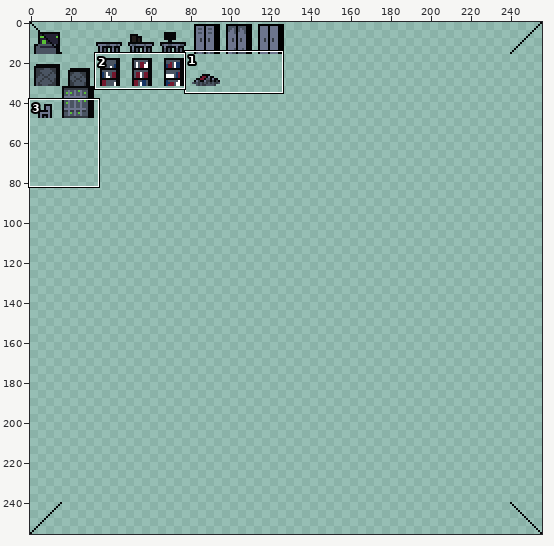
File history of a pixel-art file, Salvager/Assets/Sprites/StaticProps.aseprite. The first picture is a wide view before the edit; the outline marks the close-up.
Close-up. As it was:
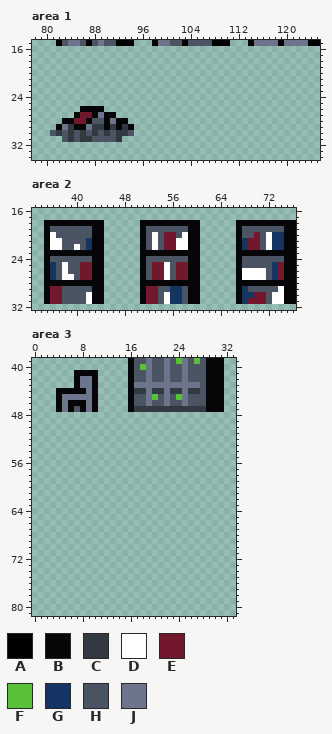
256x256 pixels, 1 frame. Pixels under 10% opacity are left out. Shown: area 1: x 78..125, y 15..34; area 2: x 33..76, y 16..32; area 3: x 0..33, y 39..81.
Visible layers, top first: "Layer 2", "Layer 1".
Palette (. is transparent): A #000000  B #060608  C #333941  D #ffffff  E #73172d  F #59c135  G #143464  H #4a5462  J #6d758d
Pixels before, area 1, first column x 81:
15 .AHJJHAHJHHAAA...AJJHHAHHHHAAA...AJJJJAJJJJAA
16 .............................................
17 .............................................
18 .............................................
19 .............................................
20 .............................................
21 .............................................
22 .............................................
23 .............................................
24 .............................................
25 .............................................
26 .....BBBB....................................
27 ....BEEBJBB..................................
28 ..BBEEBHHBJBB................................
29 .BJCBBJCCBCBCB...............................
30 HCHCHCHCHCHCCH...............................
31 ..HCHCCHHHHC.................................
Pixels before, area 2, first column x 35:
18 BBBBBBBBBB......BBBBBBBBBB......BBBBBBBBBB
19 BHHHHHHHBB......BHHHHHHHBB......BHHHHHHHBB
20 BDHHHHHHBB......BHDHEEHDBB......BHHEHDGGBB
21 BDDHHHHGBB......BHDHEEDDBB......BGEEHDGGBB
22 BDDHHDHGBB......BHDHEEDDBB......BGEEHDGGBB
23 BBBBBBBBBB......BBBBBBBBBB......BBBBBBBBBB
24 BHHHHHHHBB......BHHHHHHHBB......BHHHHHHHBB
25 BGHDHHEEBB......BHEEDHEEBB......BHHHHHGEBB
26 BGHDHHEEBB......BHEEDHEEBB......BDDDDHGEBB
27 BGHDDHEEBB......BHEEDHEEBB......BDDDDHGEBB
28 BBBBBBBBBB......BBBBBBBBBB......BBBBBBBBBB
29 BEEHHHHHBB......BEEHHGGHBB......BGHHHHHDBB
30 BEEHHHHDBB......BEEHDGGHBB......BGGEEHDDBB
31 BEEHHHHDBB......BEEHDGGHBB......BGEEEHDDBB
Pixels before, area 3, first column x 4:
39 ............BHHJHHJHFJHFHBBB
40 ............BHFJHHJHHJHHHBBB
41 ...BBBB.....BHHJHHJHHJHHHBBB
42 ...BJJB.....BHHJHHJHHJHHHBBB
43 ...BJJB.....BJJJJJJJJJJJHBBB
44 BBBBBJB.....BCCJCCJCCJCCHBBB
45 BJJJJJB.....BHHJFHJHFJHHHBBB
46 BJBBBJB.....BHHJHHJHHJHHHBBB
47 BJBHBJB.....BCCCCCCCCCCCCBBB
Now the later version:
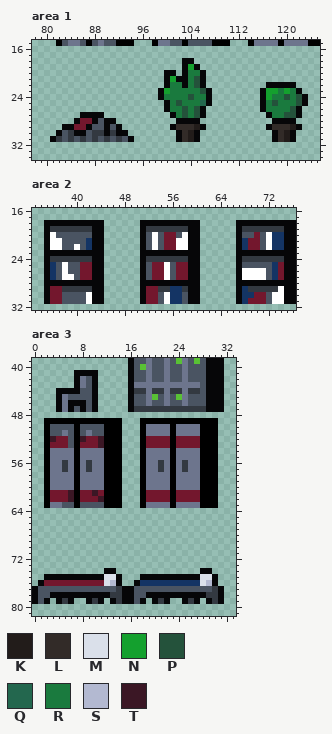
Colours new in this view: K #221c1a  L #322b28  M #dae0ea  N #14a02e  P #24523b  Q #23674e  R #1a7a3e  S #b3b9d1  T #3b1725
Difference:
Changed rows in their new state; - is an unchanged pixel.
Area 1, layer "Layer 1":
first column x 81:
18 ----------------------BB-------------------
19 ----------------------BNB------------------
20 -------------------BB-BRRB-----------------
21 -------------------BNBBRPB-----------------
22 -------------------BRRBRPB----------BBBBB--
23 ------------------BNRRRRRPB--------BNNRNRB-
24 ------------------BRRRRPRRB--------BNRRPRPB
25 -------------------BRPRRRQB--------BRPRRRPB
26 -----....----------BRRPRPB---------BRRRRPB-
27 ----.BB-B..---------BRPRPB----------BRRPPB-
28 --..B-EB--B..--------BBBB------------BBBB--
29 -.BBEEBHH-H-..------BLLLKB----------BLLLKB-
30 .B--BB--CBCBB.-------BLKB------------BLKB--
31 BC----HC-C--HB-------BLKB------------BLKB--
Area 2, layer "Layer 1":
first column x 36:
19 CCCCCCC---------CCCCCCC---------CCCCCCC
first column x 36:
24 CCCCCCC---------CCCCCCC---------CCCCCCC
first column x 38:
29 CCCCC-----------CC--C----------CCCCC
Area 3, layer "Layer 1":
first column x 2:
42 -------H---------------------
43 -------H---------------------
44 ------HH---------------------
45 ----HHHH---------------------
46 -------H---------------------
47 -------H---------------------
49 AAAAAAAAAAAAA---AAAAAAAAAAAAA
50 AHHHHAHHHHAAA---AJJJJAJJJJAAA
51 AHHJHAHJHHAAA---AJJJJAJJJJAAA
52 ATEEHATEETAAA---AEEEEAEEEEAAA
53 AEEEHAEEETAAA---AEEEEAEEEEAAA
54 AJJJJAJJJJAAA---AJJJJAJJJJAAA
55 AJJJJAJJJJAAA---AJJJJAJJJJAAA
56 AJJCJAJCJJAAA---AJJCJAJCJJAAA
57 AJJCJAJCJJAAA---AJJCJAJCJJAAA
58 AJJJJAJJJJAAA---AJJJJAJJJJAAA
59 AJJJJAJJJJAAA---AJJJJAJJJJAAA
60 AJJJJAJJJJAAA---AJJJJAJJJJAAA
61 AEEETAEETEAAA---AEEEEAEEEEAAA
62 AEEETAEEETAAA---AEEEEAEEEEAAA
63 AJJHHAHHHHAAA---AJJJJAJJJJAAA
first column x 0:
74 ------------BB--------------BB--
75 --BBBBBBBBBBMMB---BBBBBBBBBBMMB-
76 -BEEEEEEEEEEMSB--BGGGGGGGGGGMSB-
77 BHHHHHHHHHHHHHCBBHHHHHHHHHHHHHCB
78 BHHBBBBBBBBBBCCBBHHBBBBBBBBBBCCB
79 BHB-BCB--BCB-BCBBHB-BCB--BCB-BCB
